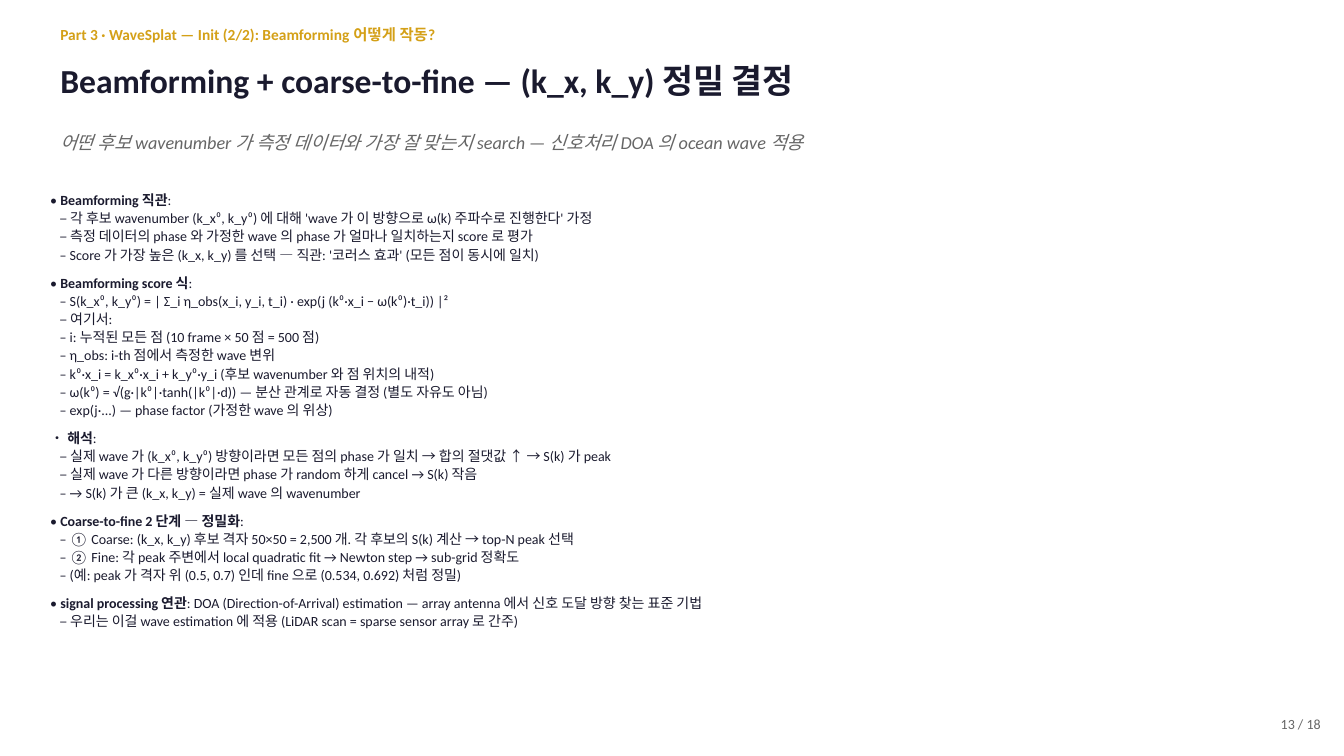
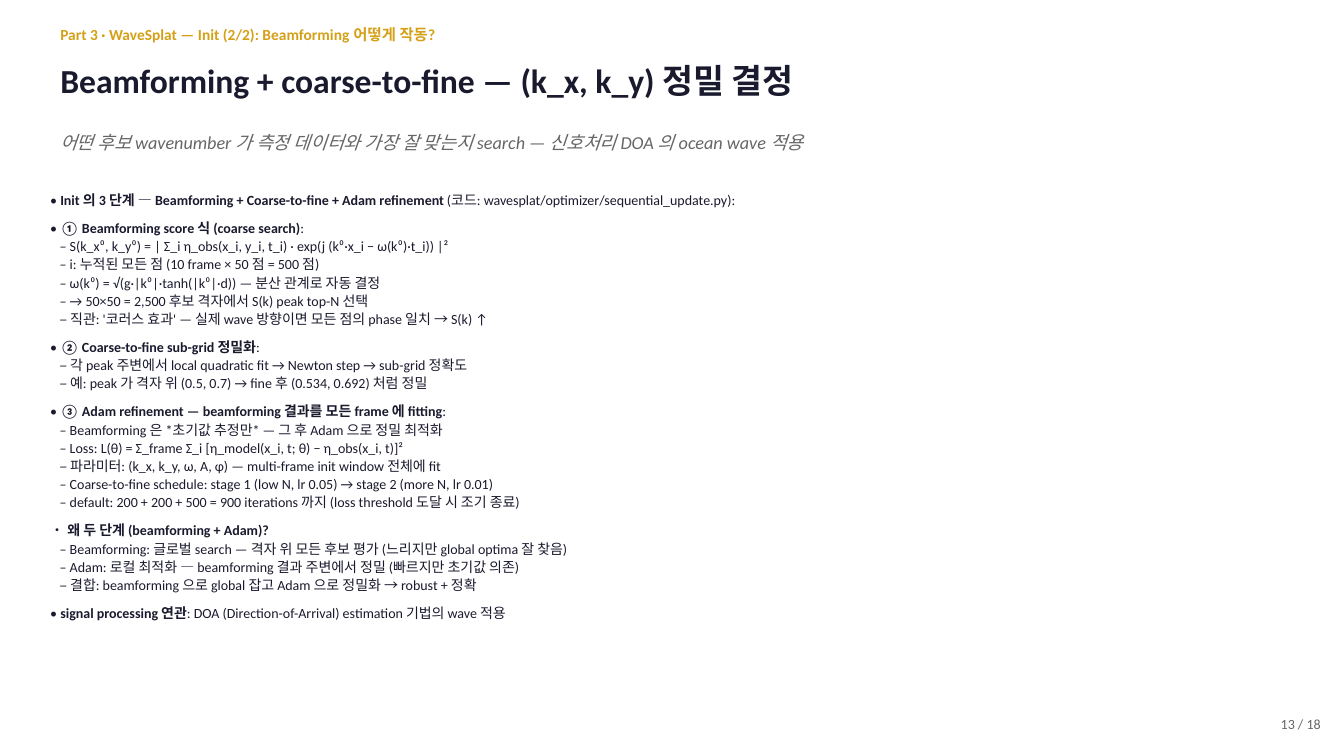
Before and after one commit to SAEYONGPARK94/wavesplat, a slide deck: slide 13 of wavesplat/docs/labmeeting_2026_05_13.pptx. Drawn at 1344x756 pixels with LibreOffice and Linux fonts; fonts in the diff are those of the drawing. Boxes give left, top, right and bottom in pixels: in the first picture for what was removed or moved away, otherwise in the second. Text is boxed around its words. In the diff, an @@ line names an element or a change of style, - is before the commit and + after.

```diff
--- a/wavesplat/docs/labmeeting_2026_05_13.pptx
+++ b/wavesplat/docs/labmeeting_2026_05_13.pptx
@@ text at [60, 193, 735, 236]: text changed; bold on @@
-• Beamforming 직관:
-– 각 후보 wavenumber (k_x⁰, k_y⁰) 에 대해 'wave 가 이 방향으로 ω(k) 주파수로 진행한다' 가정
-– 측정 데이터의 phase 와 가정한 wave 의 phase 가 얼마나 일치하는지 score 로 평가
-– Score 가 가장 높은 (k_x, k_y) 를 선택 — 직관: '코러스 효과' (모든 점이 동시에 일치)
-• Beamforming score 식:
+• Init 의 3 단계 — Beamforming + Coarse-to-fine + Adam refinement (코드: wavesplat/optimizer/sequential_update.py):
+• ① Beamforming score 식 (coarse search):
@@ text at [60, 276, 567, 621]: text changed @@
-– η_obs: i-th 점에서 측정한 wave 변위
-– k⁰·x_i = k_x⁰·x_i + k_y⁰·y_i (후보 wavenumber 와 점 위치의 내적)
-– ω(k⁰) = √(g·|k⁰|·tanh(|k⁰|·d)) — 분산 관계로 자동 결정 (별도 자유도 아님)
-– exp(j·...) — phase factor (가정한 wave 의 위상)
-• 해석:
-– 실제 wave 가 (k_x⁰, k_y⁰) 방향이라면 모든 점의 phase 가 일치 → 합의 절댓값 ↑ → S(k) 가 peak
-– 실제 wave 가 다른 방향이라면 phase 가 random 하게 cancel → S(k) 작음
-– → S(k) 가 큰 (k_x, k_y) = 실제 wave 의 wavenumber
-• Coarse-to-fine 2 단계 — 정밀화:
-– ① Coarse: (k_x, k_y) 후보 격자 50×50 = 2,500 개. 각 후보의 S(k) 계산 → top-N peak 선택
-– ② Fine: 각 peak 주변에서 local quadratic fit → Newton step → sub-grid 정확도
-– (예: peak 가 격자 위 (0.5, 0.7) 인데 fine 으로 (0.534, 0.692) 처럼 정밀)
-• signal processing 연관: DOA (Direction-of-Arrival) estimation — array antenna 에서 신호 도달 방향 찾는 표준 기법
-– 우리는 이걸 wave estimation 에 적용 (LiDAR scan = sparse sensor array 로 간주)
+– ω(k⁰) = √(g·|k⁰|·tanh(|k⁰|·d)) — 분산 관계로 자동 결정
+– → 50×50 = 2,500 후보 격자에서 S(k) peak top-N 선택
+– 직관: '코러스 효과' — 실제 wave 방향이면 모든 점의 phase 일치 → S(k) ↑
+• ② Coarse-to-fine sub-grid 정밀화:
+– 각 peak 주변에서 local quadratic fit → Newton step → sub-grid 정확도
+– 예: peak 가 격자 위 (0.5, 0.7) → fine 후 (0.534, 0.692) 처럼 정밀
+• ③ Adam refinement — beamforming 결과를 모든 frame 에 fitting:
+– Beamforming 은 *초기값 추정만* — 그 후 Adam 으로 정밀 최적화
+– Loss: L(θ) = Σ_frame Σ_i [η_model(x_i, t; θ) − η_obs(x_i, t)]²
+– 파라미터: (k_x, k_y, ω, A, φ) — multi-frame init window 전체에 fit
+– Coarse-to-fine schedule: stage 1 (low N, lr 0.05) → stage 2 (more N, lr 0.01)
+– default: 200 + 200 + 500 = 900 iterations 까지 (loss threshold 도달 시 조기 종료)
+• 왜 두 단계 (beamforming + Adam)?
+– Beamforming: 글로벌 search — 격자 위 모든 후보 평가 (느리지만 global optima 잘 찾음)
+– Adam: 로컬 최적화 — beamforming 결과 주변에서 정밀 (빠르지만 초기값 의존)
+– 결합: beamforming 으로 global 잡고 Adam 으로 정밀화 → robust + 정확
+• signal processing 연관: DOA (Direction-of-Arrival) estimation 기법의 wave 적용
@@ text at [70, 312, 112, 325]: paragraph removed @@
-– 여기서:
```
Also in this commit, not shown: 1 other slide changed, 1 other file.
